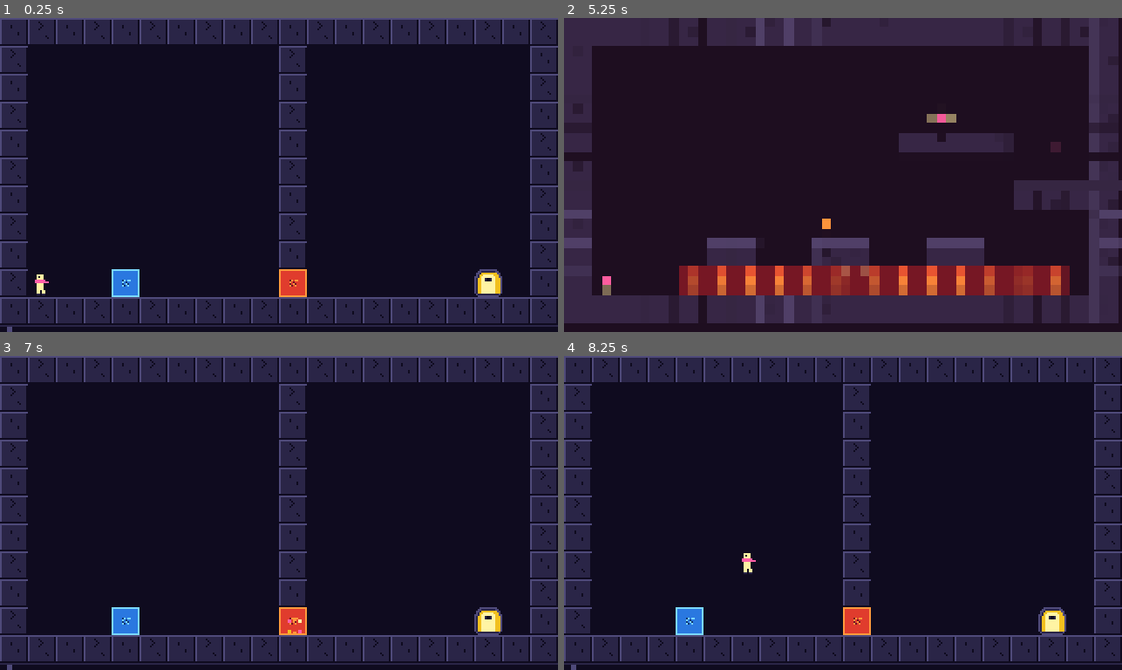
Above: before the commit, frames 1-4 (two rows, left to right).
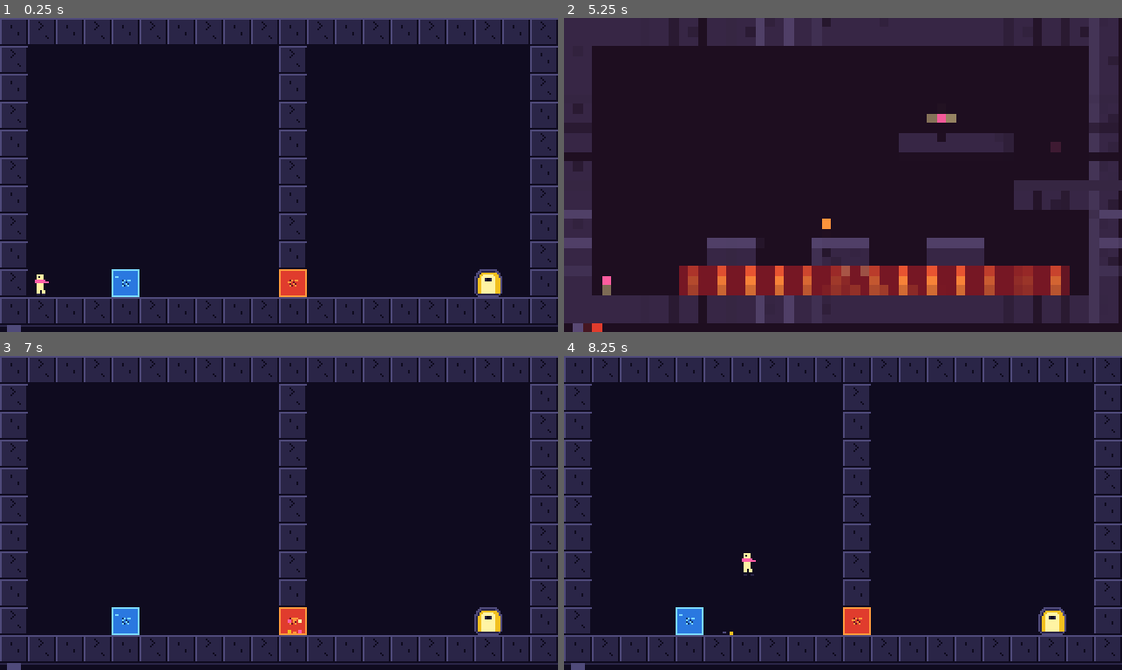
Above: after the commit, the same moments.

Repository: harshithGowda735/pixel-within
Game: Godot game, scene res://scenes/main.tscn
The game is run twice, just before and just after one commit, with the same random seed, the same clock (stepped at 60 frames per second) and the same inputs.
Inputs:
- Up to frame 1 (0.25 s): no input
- Up to frame 2 (5.25 s): tap Enter (ui_accept) at 0.5 s; hold Space (jump) 0.53-1.28 s; hold D (move_right) 0.53-2.03 s; tap Z (dive) at 1.35, 4.35 s; tap Space (jump) at 1.52, 1.55, 1.82, 3.02, 3.05, 3.32, 4.52, 4.55, 4.82 s; hold A (move_left) 2.03-2.78 s; hold Space (jump) 2.03-2.78 s; tap X (paint) at 2.1, 5.1 s; hold D (move_right) 2.78-4.28 s; tap C (surface) at 2.85 s; hold Space (jump) 3.53-4.28 s; hold A (move_left) 4.28-5.03 s; hold D (move_right) from 5.03 s (still down); hold Space (jump) from 5.03 s (still down)
- Up to frame 3 (7 s): release D (move_right) at 5.78 s; release Space (jump) at 5.78 s; hold A (move_left) from 5.78 s (still down); tap C (surface) at 5.85 s; tap Space (jump) at 6.02, 6.05, 6.32 s; hold Space (jump) from 6.53 s (still down)
- Up to frame 4 (8.25 s): tap Enter (ui_accept) at 7.25 s; release A (move_left) at 7.28 s; release Space (jump) at 7.28 s; hold D (move_right) from 7.28 s (still down); tap Z (dive) at 7.35 s; tap Space (jump) at 7.52, 7.55, 7.82 s; hold Space (jump) from 8.03 s (still down); tap X (paint) at 8.1 s

The runs differ from the first frame. In frame 1, less than 0.1% of the frame differs, in the area x 1-52%, y 82-100%; in frame 2, 0.3%, in the area x 1-59%, y 85-100%; in frame 3, less than 0.1%; in frame 4, less than 0.1%.

Commit message:
feat: complete M5 pixel art and animation pass

Diff:
--- a/scenes/main.gd
+++ b/scenes/main.gd
@@ -19,6 +19,10 @@
 var recolor_wave_timer := 0.0
 var recolor_wave_duration := 0.6
 var recolor_wave_color: Color = Palette.WATER_MID
+var visual_time := 0.0
+var tile_frame := 0
+var previous_floor := false
+var previous_facing := true
 
 func _ready() -> void:
 	# 1. Setup Camera2D
@@ -69,6 +73,16 @@
 			_on_world_swapped(cur, Vector2(spawn.x * 16.0 + 4.0, spawn.y * 16.0 + 4.0))
 
 func _process(delta: float) -> void:
+	visual_time += delta
+	tile_frame = int(floor(visual_time * 6.0))
+	if player != null and not player.is_dead:
+		if player.is_on_floor and not previous_floor:
+			_spawn_dust(player.sim_position + Vector2(4, 12), Palette.STONE_LIGHT)
+		if player.facing_right != previous_facing and absf(player.velocity.x) > 20.0:
+			_spawn_dust(player.sim_position + Vector2(4, 11), Palette.SPARK_LIGHT)
+		previous_floor = player.is_on_floor
+		previous_facing = player.facing_right
+	queue_redraw()
 	# Update shockwave particles
 	if not shockwave_particles.is_empty():
 		var surviving: Array = []
@@ -356,14 +370,27 @@
 			"size": 2.0 if (i % 2 == 0) else 3.0,
 		})
 
+func _spawn_dust(origin: Vector2, color: Color) -> void:
+	for i in range(3):
+		var direction := -1.0 if i % 2 == 0 else 1.0
+		shockwave_particles.append({
+			"pos": origin + Vector2(float(i - 1), 0),
+			"vel": Vector2(direction * (8.0 + i * 3.0), -10.0 - i * 2.0),
+			"lifetime": 0.16,
+			"max_lifetime": 0.16,
+			"color": color if i != 1 else Palette.SPARK_MID,
+			"size": 1.0 if i != 1 else 2.0,
+		})
+
 func _draw() -> void:
 	if not level_data.get("valid", false):
 		return
 
 	var grid: Dictionary = level_data.get("grid", {})
+	PixelBackground.draw(self, level_data.get("key", "canvas_01"), visual_time)
 	for pos in grid.keys():
 		var tile_char: String = grid[pos]
-		var tex := Tiles.get_tile_texture(tile_char, pos)
+		var tex := Tiles.get_tile_texture(tile_char, pos, tile_frame)
 		draw_texture(tex, Vector2(pos.x * Tiles.TILE_SIZE, pos.y * Tiles.TILE_SIZE))
 
 	# Recolor wave expanding outward tile-by-tile
@@ -382,6 +409,7 @@
 		draw_rect(Rect2(p["pos"].x, p["pos"].y, p["size"], p["size"]), p["color"])
 
 	# 4px HUD strip at bottom (y: 176 to 180)
+	draw_rect(Rect2(0, 176, 320, 4), Palette.INK)
 	draw_line(Vector2(0, 176), Vector2(320, 176), Palette.STONE_DARK, 1.0)
 
 	# Draw breadcrumbs and held pigment indicator in the HUD strip
@@ -392,8 +420,9 @@
 	if game_node == null:
 		return
 
-	# Breadcrumbs: one 3x3 swatch per depth (Section 3.5)
-	draw_rect(Rect2(4, 177, 3, 3), Palette.STONE_LIGHT)
+	# Breadcrumbs: 8x8 swatches with a 1px gap, scaled down to the 4px HUD
+	# strip by drawing a crisp 4x4 core and a 1px top/left keyline.
+	draw_rect(Rect2(4, 176, 8, 4), Palette.STONE_LIGHT)
 
 	for i in range(game_node.stack.size()):
 		var entry: Dictionary = game_node.stack[i]
@@ -404,7 +433,8 @@
 			"B": swatch_color = Palette.WATER_MID
 			"G": swatch_color = Palette.VINE_MID
 			"Y": swatch_color = Palette.SPARK_MID
-		draw_rect(Rect2(4 + (i + 1) * 6, 177, 3, 3), swatch_color)
+		var sx := 4 + (i + 1) * 10
+		draw_rect(Rect2(sx, 176, 8, 4), swatch_color)
 
 	# Held pigment indicator at right side of HUD (x: 300..316)
 	if not game_node.held.is_empty():
@@ -414,4 +444,5 @@
 			"b": pigment_color = Palette.WATER_LIGHT
 			"g": pigment_color = Palette.VINE_LIGHT
 			"y": pigment_color = Palette.SPARK_LIGHT
-		draw_rect(Rect2(310, 177, 6, 3), pigment_color)
+		draw_rect(Rect2(306, 176, 10, 4), Palette.STONE_DARK)
+		draw_rect(Rect2(307, 176, 8, 4), pigment_color)
--- /dev/null
+++ b/scripts/background.gd
@@ -0,0 +1,37 @@
+class_name PixelBackground
+extends RefCounted
+
+const BAYER_4X4 := [[0, 8, 2, 10], [12, 4, 14, 6], [3, 11, 1, 9], [15, 7, 13, 5]]
+
+static func theme_colors(world_key: String) -> Array:
+	if world_key.contains("red") or world_key.contains(":R"):
+		return [Palette.INK, Palette.LAVA_DARK, Palette.STONE_DARK]
+	if world_key.contains("blue") or world_key.contains(":B"):
+		return [Palette.INK, Palette.WATER_DARK, Palette.STONE_DARK]
+	if world_key.contains("green") or world_key.contains(":G"):
+		return [Palette.INK, Palette.VINE_DARK, Palette.STONE_DARK]
+	if world_key.contains("yellow") or world_key.contains(":Y"):
+		return [Palette.INK, Palette.SPARK_DARK, Palette.STONE_DARK]
+	return [Palette.INK, Palette.STONE_DARK, Palette.STONE_LIGHT]
+
+static func draw(canvas: CanvasItem, world_key: String, time: float) -> void:
+	var colors := theme_colors(world_key)
+	canvas.draw_rect(Rect2(0, 0, 320, 176), colors[0])
+	# Two slow layers; all motion is background-only, so the gameplay camera stays fixed.
+	for layer in range(2):
+		var speed := 0.7 if layer == 0 else 1.3
+		var offset := int(floor(time * speed)) % 16
+		var cell_size := 16 if layer == 0 else 32
+		for y in range(0, 176, cell_size):
+			for x in range(0, 320, cell_size):
+				var bx := posmod(x + offset + layer * 2, 16)
+				var by := posmod(y + offset, 16)
+				var threshold: int = BAYER_4X4[by % 4][bx % 4]
+				var col: Color = colors[1] if threshold < (5 + layer * 3) else colors[0]
+				canvas.draw_rect(Rect2(x, y, cell_size, cell_size), col)
+	# Fine dithered horizon band gives Canvas and child worlds depth without gradients.
+	for y in range(144, 176, 4):
+		for x in range(0, 320, 4):
+			var threshold: int = BAYER_4X4[(int(y / 4)) % 4][(int(x / 4)) % 4]
+			if threshold < 6:
+				canvas.draw_rect(Rect2(x, y, 4, 4), colors[2])
--- /dev/null
+++ b/scripts/pixel_font.gd
@@ -0,0 +1,67 @@
+class_name PixelFont
+extends RefCounted
+
+# Compact 5x7 bitmap font. Glyphs are intentionally strings so the font stays
+# editable, deterministic, and completely independent of system fonts.
+const GLYPHS := {
+	"A": ["01110", "10001", "10001", "11111", "10001", "10001", "10001"],
+	"B": ["11110", "10001", "10001", "11110", "10001", "10001", "11110"],
+	"C": ["01111", "10000", "10000", "10000", "10000", "10000", "01111"],
+	"D": ["11110", "10001", "10001", "10001", "10001", "10001", "11110"],
+	"E": ["11111", "10000", "10000", "11110", "10000", "10000", "11111"],
+	"F": ["11111", "10000", "10000", "11110", "10000", "10000", "10000"],
+	"G": ["01111", "10000", "10000", "10111", "10001", "10001", "01111"],
+	"H": ["10001", "10001", "10001", "11111", "10001", "10001", "10001"],
+	"I": ["11111", "00100", "00100", "00100", "00100", "00100", "11111"],
+	"J": ["00111", "00010", "00010", "00010", "00010", "10010", "01100"],
+	"K": ["10001", "10010", "10100", "11000", "10100", "10010", "10001"],
+	"L": ["10000", "10000", "10000", "10000", "10000", "10000", "11111"],
+	"M": ["10001", "11011", "10101", "10101", "10001", "10001", "10001"],
+	"N": ["10001", "11001", "10101", "10011", "10001", "10001", "10001"],
+	"O": ["01110", "10001", "10001", "10001", "10001", "10001", "01110"],
+	"P": ["11110", "10001", "10001", "11110", "10000", "10000", "10000"],
+	"Q": ["01110", "10001", "10001", "10001", "10101", "10010", "01101"],
+	"R": ["11110", "10001", "10001", "11110", "10100", "10010", "10001"],
+	"S": ["01111", "10000", "10000", "01110", "00001", "00001", "11110"],
+	"T": ["11111", "00100", "00100", "00100", "00100", "00100", "00100"],
+	"U": ["10001", "10001", "10001", "10001", "10001", "10001", "01110"],
+	"V": ["10001", "10001", "10001", "10001", "10001", "01010", "00100"],
+	"W": ["10001", "10001", "10001", "10101", "10101", "11011", "10001"],
+	"X": ["10001", "10001", "01010", "00100", "01010", "10001", "10001"],
+	"Y": ["10001", "10001", "01010", "00100", "00100", "00100", "00100"],
+	"Z": ["11111", "00001", "00010", "00100", "01000", "10000", "11111"],
+	"0": ["01110", "10001", "10011", "10101", "11001", "10001", "01110"],
+	"1": ["00100", "01100", "00100", "00100", "00100", "00100", "01110"],
+	"2": ["01110", "10001", "00001", "00010", "00100", "01000", "11111"],
+	"3": ["11110", "00001", "00001", "01110", "00001", "00001", "11110"],
+	"4": ["00010", "00110", "01010", "10010", "11111", "00010", "00010"],
+	"5": ["11111", "10000", "10000", "11110", "00001", "00001", "11110"],
+	"6": ["01110", "10000", "10000", "11110", "10001", "10001", "01110"],
+	"7": ["11111", "00001", "00010", "00100", "01000", "01000", "01000"],
+	"8": ["01110", "10001", "10001", "01110", "10001", "10001", "01110"],
+	"9": ["01110", "10001", "10001", "01111", "00001", "00001", "01110"],
+	"!": ["00100", "00100", "00100", "00100", "00100", "00000", "00100"],
+	"?": ["01110", "10001", "00001", "00010", "00100", "00000", "00100"],
+	".": ["00000", "00000", "00000", "00000", "00000", "00000", "00100"],
+	":": ["00000", "00100", "00100", "00000", "00100", "00100", "00000"],
+	"-": ["00000", "00000", "00000", "11111", "00000", "00000", "00000"],
+	"/": ["00001", "00010", "00100", "01000", "10000", "10000", "10000"],
+	" ": ["00000", "00000", "00000", "00000", "00000", "00000", "00000"],
+}
+
+static func draw_text(canvas: CanvasItem, text: String, origin: Vector2, color: Color = Palette.SPARK_LIGHT, scale: int = 1, spacing: int = 1) -> void:
+	var cursor := origin
+	for raw_char in text.to_upper():
+		var glyph: Array = GLYPHS.get(raw_char, GLYPHS["?"])
+		for y in range(7):
+			var row: String = glyph[y]
+			for x in range(5):
+				if row[x] == "1":
+					canvas.draw_rect(Rect2(cursor.x + x * scale, cursor.y + y * scale, scale, scale), color)
+		cursor.x += 6 * scale + spacing
+
+static func supports(text: String) -> bool:
+	for raw_char in text.to_upper():
+		if not GLYPHS.has(raw_char):
+			return false
+	return true
--- a/scripts/player.gd
+++ b/scripts/player.gd
@@ -72,6 +72,11 @@
 # Sprite textures
 var texture_right: Texture2D
 var texture_left: Texture2D
+var animation_state := "idle"
+var animation_frame := 0
+var animation_timer := 0.0
+var animation_textures_right: Dictionary = {}
+var animation_textures_left: Dictionary = {}
 
 const SPRITE_RIGHT_ROWS: Array[String] = [
 	"  ....    ",
@@ -90,6 +95,37 @@
 	"  .. ..   ",
 ]
 
+const SPRITE_IDLE_1_ROWS: Array[String] = [
+	"  ....    ", " .YYYY.   ", " .Y.YY.   ", " .YYYY.   ", ".PPPPPP.  ", ".PPPPPPPP.",
+	" .YYYY.  .", " .YYYY... ", " .YYYY.   ", " .YYYY.   ", " .YY.YY.  ", " .YY.YY.  ", "  .ss..   ", "  .. ..   ",
+]
+const SPRITE_RUN_0_ROWS := SPRITE_RIGHT_ROWS
+const SPRITE_RUN_1_ROWS: Array[String] = [
+	"  ....    ", " .YYYY.   ", " .Y.YY.   ", " .YYYY.   ", ".PPPPPP.  ", ".PPPPPPPP.",
+	" .YYYY... ", " .YYYY.   ", " .YYYY.   ", " .YYYY.   ", " .YY.YY.  ", " .YY.YY.  ", "  ..ss.   ", "   .. ..  ",
+]
+const SPRITE_RUN_2_ROWS := SPRITE_IDLE_1_ROWS
+const SPRITE_RUN_3_ROWS: Array[String] = [
+	"  ....    ", " .YYYY.   ", " .Y.YY.   ", " .YYYY.   ", ".PPPPPP.  ", ".PPPPPPPP.",
+	" .YYYY... ", " .YYYY.   ", " .YYYY.   ", " .YYYY.   ", " .YY.YY.  ", " .YY.YY.  ", "  .ss..   ", " .. ..    ",
+]
+const SPRITE_JUMP_ROWS: Array[String] = [
+	"  ....    ", " .YYYY.   ", " .Y.YY.   ", " .YYYY.   ", ".PPPPPP.  ", ".PPPPPPPP.",
+	" .YYYY.  .", " .YYYY... ", " .YYYY.   ", " .YYYY.   ", " .YY.YY.  ", " .YY.YY.  ", "  .. ..   ", " .ss..ss. ",
+]
+const SPRITE_FALL_ROWS := SPRITE_JUMP_ROWS
+const SPRITE_LAND_ROWS: Array[String] = [
+	"  ....    ", " .YYYY.   ", " .Y.YY.   ", " .YYYY.   ", ".PPPPPP.  ", ".PPPPPPPP.",
+	" .YYYY.  .", " .YYYY... ", " .YYYY.   ", " .YYYY.   ", " .YY.YY.  ", " .YY.YY.  ", " .ss.ss.  ", " .. ..    ",
+]
+const SPRITE_SWIM_0_ROWS := SPRITE_RIGHT_ROWS
+const SPRITE_SWIM_1_ROWS: Array[String] = [
+	"  ....    ", " .YYYY.   ", " .Y.YY.   ", " .YYYY.   ", ".PPPPPP.  ", ".PPPPPPPP.",
+	" .YYYY.  .", " .YYYY... ", " .YYYY.   ", " .YYYY.   ", " .YY.YY.  ", " .YY.YY.  ", " .ss.ss.  ", "   .. ..  ",
+]
+const SPRITE_CLIMB_0_ROWS := SPRITE_RIGHT_ROWS
+const SPRITE_CLIMB_1_ROWS := SPRITE_RUN_1_ROWS
+
 func get_game_singleton() -> Node:
 	if not is_inside_tree():
 		return null
@@ -112,6 +148,7 @@
 
 func _physics_process(delta: float) -> void:
 	update_physics(delta)
+	_update_animation(delta)
 	# Align Node2D position to integer coordinates for pixel-perfect rendering
 	position = Vector2(round(sim_position.x), round(sim_position.y))
 	queue_redraw()
@@ -448,17 +485,61 @@
 			# Neutral light body when holding no pigment (Section 3.4)
 			body_color = Palette.SPARK_LIGHT
 
-	texture_right = _create_sprite_texture(SPRITE_RIGHT_ROWS, body_color)
-
-	# Flipped left texture
-	var left_rows: Array[String] = []
-	for row in SPRITE_RIGHT_ROWS:
-		var flipped := ""
-		for i in range(row.length() - 1, -1, -1):
-			flipped += row[i]
-		left_rows.append(flipped)
-	texture_left = _create_sprite_texture(left_rows, body_color)
+	animation_textures_right.clear()
+	animation_textures_left.clear()
+	var states := {
+		"idle": [SPRITE_RIGHT_ROWS, SPRITE_IDLE_1_ROWS],
+		"run": [SPRITE_RUN_0_ROWS, SPRITE_RUN_1_ROWS, SPRITE_RUN_2_ROWS, SPRITE_RUN_3_ROWS],
+		"jump": [SPRITE_JUMP_ROWS],
+		"fall": [SPRITE_FALL_ROWS],
+		"land": [SPRITE_LAND_ROWS],
+		"swim": [SPRITE_SWIM_0_ROWS, SPRITE_SWIM_1_ROWS],
+		"climb": [SPRITE_CLIMB_0_ROWS, SPRITE_CLIMB_1_ROWS],
+	}
+	for state in states:
+		for i in range(states[state].size()):
+			var rows: Array[String] = states[state][i]
+			animation_textures_right[state + str(i)] = _create_sprite_texture(rows, body_color)
+			animation_textures_left[state + str(i)] = _create_sprite_texture(_flip_rows(rows), body_color)
+	texture_right = animation_textures_right["idle0"]
+	texture_left = animation_textures_left["idle0"]
 	queue_redraw()
+
+func _update_animation(delta: float) -> void:
+	var next_state := "idle"
+	if is_dead:
+		next_state = "death"
+	elif is_climbing:
+		next_state = "climb"
+	elif is_swimming:
+		next_state = "swim"
+	elif velocity.y < -10.0:
+		next_state = "jump"
+	elif velocity.y > 35.0:
+		next_state = "fall"
+	elif absf(velocity.x) > 8.0:
+		next_state = "run"
+	elif is_on_floor:
+		next_state = "idle"
+	if next_state != animation_state:
+		animation_state = next_state
+		animation_frame = 0
+		animation_timer = 0.0
+	else:
+		animation_timer += delta
+		var fps := 8.0 if animation_state == "run" else 4.0
+		if animation_timer >= 1.0 / fps:
+			animation_timer = 0.0
+			animation_frame = (animation_frame + 1) % _state_frame_count(animation_state)
+	if animation_state != "death":
+		texture_right = animation_textures_right.get(animation_state + str(animation_frame), animation_textures_right.get("idle0"))
+		texture_left = animation_textures_left.get(animation_state + str(animation_frame), animation_textures_left.get("idle0"))
+
+func _state_frame_count(state: String) -> int:
+	match state:
+		"run": return 4
+		"swim", "climb": return 2
+		_: return 2 if state == "idle" else 1
 
 func _draw() -> void:
 	if is_dead:
@@ -563,3 +644,12 @@
 			img.set_pixel(x, y, color)
 
 	return ImageTexture.create_from_image(img)
+
+func _flip_rows(rows: Array[String]) -> Array[String]:
+	var flipped_rows: Array[String] = []
+	for row in rows:
+		var flipped := ""
+		for i in range(row.length() - 1, -1, -1):
+			flipped += row[i]
+		flipped_rows.append(flipped)
+	return flipped_rows
--- a/scripts/tiles.gd
+++ b/scripts/tiles.gd
@@ -306,86 +306,99 @@
 # Texture cache
 static var _textures: Dictionary = {}
 
-static func get_tile_texture(tile_char: String, pos: Vector2i = Vector2i.ZERO) -> Texture2D:
-	var key := tile_char
+static func get_animation_frame_count(tile_char: String) -> int:
+	match tile_char:
+		"#": return 2
+		"R", "L": return 4
+		"B", "W": return 4
+		"G", "V": return 2
+		"Y", "S": return 3
+		"H": return 4
+		"r", "b", "g", "y", "*": return 3
+		"E": return 3
+		_: return 1
+
+static func get_tile_texture(tile_char: String, pos: Vector2i = Vector2i.ZERO, frame: int = 0) -> Texture2D:
+	var key := tile_char + "_f" + str(frame % get_animation_frame_count(tile_char))
 	if tile_char == "#":
 		var variant := (pos.x + pos.y) % 2
-		key = "#_" + str(variant)
+		key += "_" + str(variant)
 
 	if _textures.has(key):
 		return _textures[key]
 
-	var texture := _create_tile_texture(key, tile_char)
+	var texture := _create_tile_texture(key, tile_char, frame)
 	_textures[key] = texture
 	return texture
 
-static func _create_tile_texture(key: String, tile_char: String) -> Texture2D:
+static func _create_tile_texture(key: String, tile_char: String, frame: int = 0) -> Texture2D:
+	var phase := frame % get_animation_frame_count(tile_char)
 	match tile_char:
 		"#":
 			if key.ends_with("_1"):
-				return _build_texture_from_strings(STONE_ROWS_1, {
+				return _build_texture_from_strings(_animate_rows(STONE_ROWS_1, tile_char, phase), {
 					"S": Palette.STONE_LIGHT,
 					"s": Palette.STONE_DARK,
 					"I": Palette.INK,
 				})
 			else:
-				return _build_texture_from_strings(STONE_ROWS_0, {
+				return _build_texture_from_strings(_animate_rows(STONE_ROWS_0, tile_char, phase), {
 					"S": Palette.STONE_LIGHT,
 					"s": Palette.STONE_DARK,
 					"I": Palette.INK,
 				})
 		"B":
-			return _build_texture_from_strings(WATER_PIXEL_ROWS, {
+			return _build_texture_from_strings(_animate_rows(WATER_PIXEL_ROWS, tile_char, phase), {
 				"L": Palette.WATER_LIGHT,
 				"M": Palette.WATER_MID,
 				"D": Palette.WATER_DARK,
 			})
 		"W":
-			return _build_texture_from_strings(WATER_FILL_ROWS, {
+			return _build_texture_from_strings(_animate_rows(WATER_FILL_ROWS, tile_char, phase), {
 				"L": Palette.WATER_LIGHT,
 				"M": Palette.WATER_MID,
 				"D": Palette.WATER_DARK,
 			})
 		"R":
-			return _build_texture_from_strings(LAVA_PIXEL_ROWS, {
+			return _build_texture_from_strings(_animate_rows(LAVA_PIXEL_ROWS, tile_char, phase), {
 				"L": Palette.LAVA_LIGHT,
 				"M": Palette.LAVA_MID,
 				"D": Palette.LAVA_DARK,
 			})
 		"L":
-			return _build_texture_from_strings(LAVA_FILL_ROWS, {
+			return _build_texture_from_strings(_animate_rows(LAVA_FILL_ROWS, tile_char, phase), {
 				"L": Palette.LAVA_LIGHT,
 				"M": Palette.LAVA_MID,
 				"D": Palette.LAVA_DARK,
 			})
 		"G":
-			return _build_texture_from_strings(VINE_PIXEL_ROWS, {
+			return _build_texture_from_strings(_animate_rows(VINE_PIXEL_ROWS, tile_char, phase), {
 				"L": Palette.VINE_LIGHT,
 				"M": Palette.VINE_MID,
 				"D": Palette.VINE_DARK,
 			})
 		"V":
-			return _build_texture_from_strings(VINE_FILL_ROWS, {
+			return _build_texture_from_strings(_animate_rows(VINE_FILL_ROWS, tile_char, phase), {
 				"L": Palette.VINE_LIGHT,
 				"M": Palette.VINE_MID,
 				"D": Palette.VINE_DARK,
 				"I": Palette.INK,
 			})
 		"Y":
-			return _build_texture_from_strings(SPARK_PIXEL_ROWS, {
+			return _build_texture_from_strings(_animate_rows(SPARK_PIXEL_ROWS, tile_char, phase), {
 				"L": Palette.SPARK_LIGHT,
 				"M": Palette.SPARK_MID,
 				"D": Palette.SPARK_DARK,
 			})
 		"S":
-			return _build_texture_from_strings(SPARK_FILL_ROWS, {
+			return _build_texture_from_strings(_animate_rows(SPARK_FILL_ROWS, tile_char, phase), {
 				"L": Palette.SPARK_LIGHT,
 				"M": Palette.SPARK_MID,
 				"D": Palette.SPARK_DARK,
 				"I": Palette.INK,
 			})
 		"E":
-			return _build_texture_from_strings(EXIT_DOOR_ROWS, {
+			return _build_texture_from_strings(_animate_rows(EXIT_DOOR_ROWS, tile_char, phase), {
 				"S": Palette.STONE_LIGHT,
 				"s": Palette.STONE_DARK,
 				"I": Palette.INK,
@@ -394,13 +407,13 @@
 				"Y": Palette.SPARK_LIGHT,
 			})
 		"H":
-			return _build_texture_from_strings(HEART_ROWS, {
+			return _build_texture_from_strings(_animate_rows(HEART_ROWS, tile_char, phase), {
 				"L": Palette.PINK,
 				"S": Palette.SPARK_LIGHT,
 				"I": Palette.INK,
 			})
 		"r":
-			return _build_texture_from_strings(ORB_ROWS, {
+			return _build_texture_from_strings(_animate_rows(ORB_ROWS, tile_char, phase), {
 				"L": Palette.LAVA_LIGHT,
 				"M": Palette.LAVA_MID,
 				"D": Palette.LAVA_DARK,
@@ -428,7 +441,7 @@
 				"I": Palette.INK,
 			})
 		"*":
-			return _build_texture_from_strings(GEM_ROWS, {
+			return _build_texture_from_strings(_animate_rows(GEM_ROWS, tile_char, phase), {
 				"P": Palette.PINK,
 				"S": Palette.SPARK_LIGHT,
 				"I": Palette.INK,
@@ -454,3 +467,36 @@
 	var img := Image.create(TILE_SIZE, TILE_SIZE, false, Image.FORMAT_RGBA8)
 	img.fill(color)
 	return ImageTexture.create_from_image(img)
+
+static func _animate_rows(source: Array[String], tile_char: String, phase: int) -> Array[String]:
+	var rows: Array[String] = source.duplicate()
+	# Reuse the same 16x16 definitions and shift only highlight pixels: this
+	# keeps frame dimensions, palette membership, and cache behavior stable.
+	if tile_char in ["B", "W"]:
+		var ripple_y := 1 + phase * 3
+		rows[ripple_y] = _replace_at(rows[ripple_y], 2, "L")
+		rows[ripple_y] = _replace_at(rows[ripple_y], 3, "L")
+	elif tile_char in ["R", "L"]:
+		var bubble_y := 5 + phase * 2
+		rows[bubble_y] = _replace_at(rows[bubble_y], 4 + phase % 4, "L")
+	elif tile_char in ["G", "V"]:
+		var leaf_y := 3 + phase * 5
+		rows[leaf_y] = _replace_at(rows[leaf_y], 3 + phase, "L")
+	elif tile_char in ["Y", "S"]:
+		var spark_y := 10 + phase
+		rows[spark_y] = _replace_at(rows[spark_y], 4 + phase * 2, "L")
+	elif tile_char == "H":
+		var pulse := 6 if phase % 2 == 0 else 7
+		rows[pulse] = _replace_at(rows[pulse], 6, "L")
+	elif tile_char == "E":
+		var glow := 2 + phase
+		rows[glow] = _replace_at(rows[glow], 7, "Y")
+	elif tile_char in ["r", "b", "g", "y", "*"]:
+		var sparkle_y := 4 + phase
+		rows[sparkle_y] = _replace_at(rows[sparkle_y], 5 + phase, "L" if tile_char != "*" else "S")
+	return rows
+
+static func _replace_at(row: String, index: int, value: String) -> String:
+	if index < 0 or index >= row.length():
+		return row
+	return row.substr(0, index) + value + row.substr(index + 1)
--- /dev/null
+++ b/tests/test_m5_visuals.gd
@@ -0,0 +1,52 @@
+extends SceneTree
+
+const TilesScript = preload("res://scripts/tiles.gd")
+const PlayerScript = preload("res://scripts/player.gd")
+const FontScript = preload("res://scripts/pixel_font.gd")
+const BackgroundScript = preload("res://scripts/background.gd")
+const PaletteScript = preload("res://autoload/palette.gd")
+
+func _init() -> void:
+	print("==========================================")
+	print("Running Milestone M5 Visual Tests")
+	print("==========================================")
+
+	# Frame counts and dimensions are the contract for reusable procedural art.
+	for tile in ["#", "R", "L", "B", "W", "G", "V", "Y", "S", "H", "r", "b", "g", "y", "*", "E"]:
+		assert(TilesScript.get_animation_frame_count(tile) >= 1)
+		var tex: Texture2D = TilesScript.get_tile_texture(tile, Vector2i(2, 2), 0)
+		assert(tex.get_width() == 16)
+		assert(tex.get_height() == 16)
+		var image := tex.get_image()
+		for y in range(16):
+			for x in range(16):
+				assert(PaletteScript.is_palette_color(image.get_pixel(x, y)))
+	print("PASS: all tile frames are 16x16 and palette compliant")
+
+	assert(PlayerScript.SPRITE_RIGHT_ROWS.size() == 14)
+	for row in PlayerScript.SPRITE_RIGHT_ROWS:
+		assert(row.length() == 10)
+	var player := PlayerScript.new()
+	player.update_body_color("b")
+	assert(player.texture_right.get_width() == 10)
+	assert(player.texture_right.get_height() == 14)
+	assert(player.animation_textures_right.has("idle0"))
+	assert(player.animation_textures_right.has("run3"))
+	assert(player.animation_textures_right.has("swim1"))
+	assert(player.animation_textures_right.has("climb1"))
+	print("PASS: Pix sprite frames are 10x14 and animation states exist")
+	player.free()
+
+	assert(FontScript.supports("PIXEL WITHIN 123!?:/-"))
+	assert(not FontScript.supports("~"))
+	print("PASS: custom 5x7 font supports required UI glyphs")
+
+	for world_key in ["canvas_01", "canvas_01/4,9:B", "canvas_01/10,9:R", "world_green", "world_yellow"]:
+		var colors: Array = BackgroundScript.theme_colors(world_key)
+		assert(colors.size() == 3)
+		for color in colors:
+			assert(PaletteScript.is_palette_color(color))
+	print("PASS: background themes use existing palette colors only")
+
+	print("ALL MILESTONE M5 VISUAL TESTS PASSED!")
+	quit(0)
